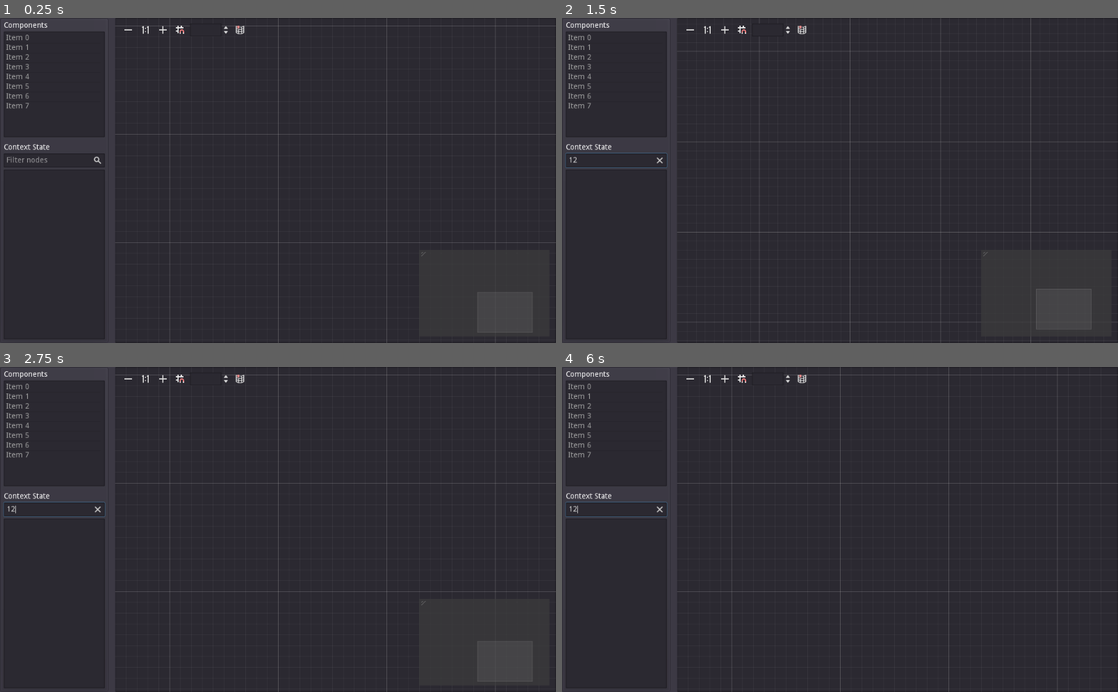
Above: before the commit, frames 1-4 (two rows, left to right).
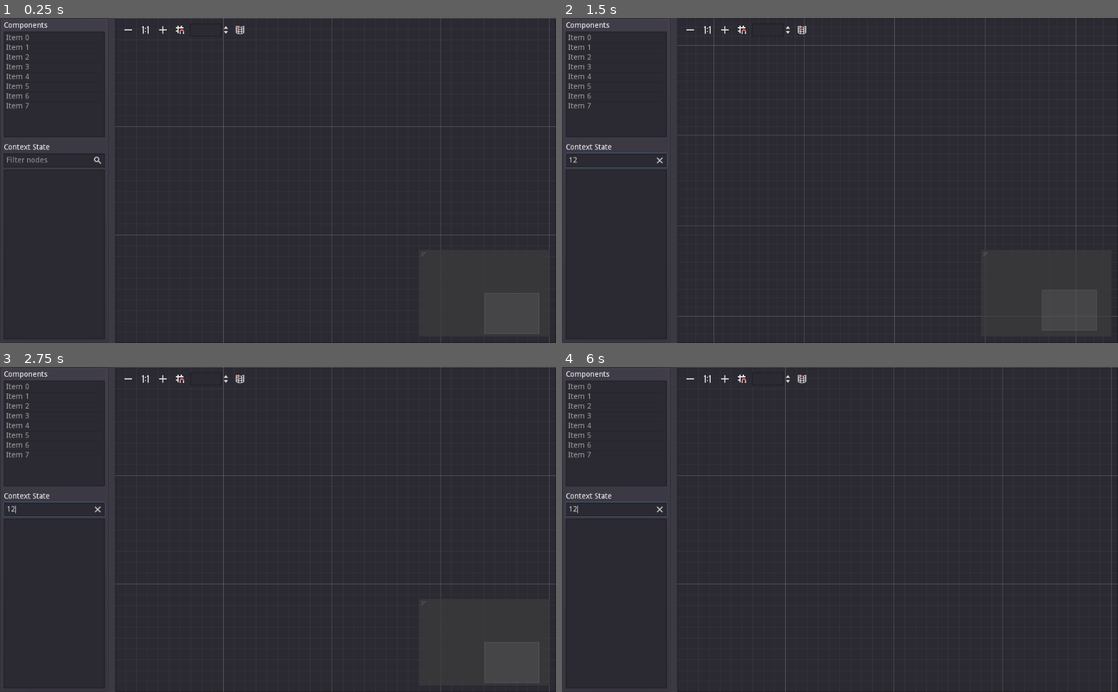
Above: after the commit, the same moments.

Repository: CTRLRLTY/Kata-kata
Game: Godot game, scene res://DialogueEditor.tscn
Same seed, same stepped clock (60 frames per second), same inputs: the game is played once before the commit and once after it.
Inputs (mouse positions are in pixels of both pictures, inside the frame that each line leads up to):
- Up to frame 1 (0.25 s): no input
- Up to frame 2 (1.5 s): click (617, 161) at 0.52 s; type "12" at 0.6 s; click (689, 31) at 1.25 s
- Up to frame 3 (2.75 s): click (161, 380) at 2 s
- Up to frame 4 (6 s): click (739, 380) at 2.75 s; click (801, 380) at 3.5 s; click (689, 380) at 4.25 s; click (723, 380) at 5 s; click (739, 380) at 5.75 s

The runs differ from the first frame. In frame 1, 1.6% of the frame differs, in the area x 20-100%, y 0-100%; in frame 2, 1.3%; in frame 3, 1.6%; in frame 4, 1.6%.

Commit message:
Added zoom functionality when pressing CTRL+MOUSE_SCROLL

Diff:
--- a/DialogueEditor.tscn
+++ b/DialogueEditor.tscn
@@ -130,5 +130,4 @@
 margin_right = 1024.0
 margin_bottom = 600.0
 theme = SubResource( 6 )
-scroll_offset = Vector2( -101, -14 )
 script = ExtResource( 2 )
--- a/DialogueGraph.gd
+++ b/DialogueGraph.gd
@@ -10,6 +10,18 @@
 
 func _input(event: InputEvent) -> void:
 	_previous_scroll_offset = scroll_offset
+
+	if event is InputEventMouseButton:
+		if not event.control:
+			return
+
+		if not event.is_pressed():
+			return
+
+		if event.button_index == BUTTON_WHEEL_UP:
+			zoom *= 1.2
+		elif event.button_index == BUTTON_WHEEL_DOWN:
+			zoom /= 1.2
 
 
 func get_graphfilter() -> Control:
--- a/project.godot
+++ b/project.godot
@@ -18,6 +18,15 @@
 
 enabled=PoolStringArray( "res://addons/explore-editor-theme/plugin.cfg" )
 
+[input]
+
+scrolling={
+"deadzone": 0.5,
+"events": [ Object(InputEventMouseButton,"resource_local_to_scene":false,"resource_name":"","device":0,"alt":false,"shift":false,"control":false,"meta":false,"command":false,"button_mask":0,"position":Vector2( 0, 0 ),"global_position":Vector2( 0, 0 ),"factor":1.0,"button_index":4,"pressed":false,"doubleclick":false,"script":null)
+, Object(InputEventMouseButton,"resource_local_to_scene":false,"resource_name":"","device":0,"alt":false,"shift":false,"control":false,"meta":false,"command":false,"button_mask":0,"position":Vector2( 0, 0 ),"global_position":Vector2( 0, 0 ),"factor":1.0,"button_index":5,"pressed":false,"doubleclick":false,"script":null)
+ ]
+}
+
 [physics]
 
 common/enable_pause_aware_picking=true
